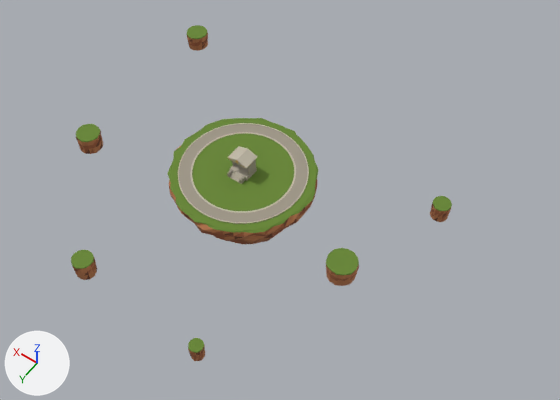
An edit to the glTF model assets/dungeon/sky_temple/sky_temple.glb, drawn before and after from the same camera.
Camera for both pictures: a 50 mm camera at (-136.0, 164.0, 252.0) aimed at (-18.0, -2.0, -9.0). The lights are fixed; the arrows at lower left show +X, +Y and +Z. The first picture is the older version. Vertices at exactly the same position are counted once.

The older version as bpy lines, for what is in view:
```python
ob_islet0 = bpy.data.objects.new('Islet0', me_islet0)
ob_islet0.location = (-62.0, 20.0, 10.0)
ob_islet1 = bpy.data.objects.new('Islet1', me_islet1)
ob_islet1.location = (58.0, 30.0, 14.0)
ob_islet2 = bpy.data.objects.new('Islet2', me_islet2)
ob_islet2.location = (-75.0, -40.0, -8.0)
ob_islet3 = bpy.data.objects.new('Islet3', me_islet3)
ob_islet3.location = (70.0, -55.0, 4.0)
ob_islet4 = bpy.data.objects.new('Islet4', me_islet4)
ob_islet4.location = (10.0, 80.0, 22.0)
ob_islet5 = bpy.data.objects.new('Islet5', me_islet5)
ob_islet5.location = (-30.0, 70.0, -14.0)
ob_shrine = bpy.data.objects.new('Shrine', me_shrine)
ob_shrine.location = (0.0, 0.0, 0.0)
ob_walk = bpy.data.objects.new('Walk', me_walk)
ob_walk.location = (0.0, 0.0, 0.0)
# also in view: 'Edge' at (0.0, 0.0, 0.0); 'Island' at (0.0, 0.0, -23.0)
```
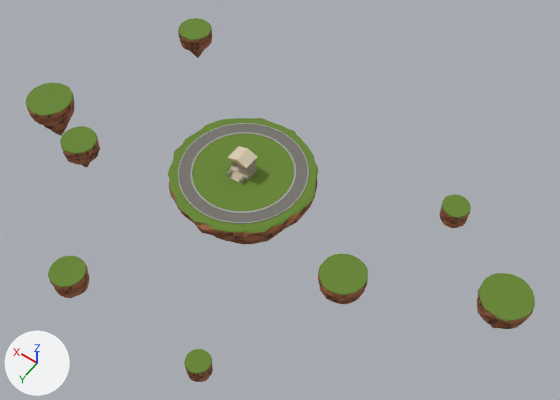
What changed in the scene script:
```text
Change me_islet0:
    remove me_islet0.from_pydata(...)  # 126 vertices, 248 faces; spans x -6.39..6.29, y -6.13..6.01, z -13.2..0.0
    add me_islet0.from_pydata(...)  # 176 vertices, 348 faces; spans x -9.32..9.34, y -9.37..9.48, z -21.6..0.0
    me_islet0 part 1
    125 vertices are removed from x -6.39..6.29, y -6.13..6.01, z -13.2..0.0
    248 faces are deleted
    175 vertices are added at x -9.32..9.34, y -9.37..9.48, z -21.6..0.0
    66 new faces join them, mat_grass (green #668630)
    143 new faces join them, mat_cliff (brown #8d5335)
    97 new faces join them, mat_cliff2 (brown #a56946)
    42 new faces join them, mat_cliffdark (brown #613824)
Change me_islet1:
    remove me_islet1.from_pydata(...)  # 126 vertices, 248 faces; spans x -5.2..5.21, y -5.16..5.19, z -11.0..0.0
    add me_islet1.from_pydata(...)  # 176 vertices, 348 faces; spans x -7.91..7.81, y -7.85..7.77, z -18.0..0.0
    me_islet1 part 2
    125 vertices are removed from x -5.2..5.21, y -5.16..5.19, z -11.0..0.0
    248 faces are deleted
    175 vertices are added at x -7.91..7.81, y -7.85..7.77, z -18.0..0.0
    66 new faces join them, mat_grass (green #668630)
    140 new faces join them, mat_cliff (brown #8d5335)
    91 new faces join them, mat_cliff2 (brown #a56946)
    51 new faces join them, mat_cliffdark (brown #613824)
Change me_islet2:
    remove me_islet2.from_pydata(...)  # 126 vertices, 248 faces; spans x -4.22..4.15, y -4.11..4.15, z -8.8..0.0
    add me_islet2.from_pydata(...)  # 176 vertices, 348 faces; spans x -6.32..6.06, y -6.21..6.21, z -14.4..0.0
    me_islet2 part 3
    125 vertices are removed from x -4.22..4.15, y -4.11..4.15, z -8.8..0.0
    248 faces are deleted
    175 vertices are added at x -6.32..6.06, y -6.21..6.21, z -14.4..0.0
    66 new faces join them, mat_grass (green #668630)
    154 new faces join them, mat_cliff (brown #8d5335)
    90 new faces join them, mat_cliff2 (brown #a56946)
    38 new faces join them, mat_cliffdark (brown #613824)
Change me_islet3:
    remove me_islet3.from_pydata(...)  # 126 vertices, 248 faces; spans x -5.18..5.31, y -5.06..5.16, z -11.0..0.0
    add me_islet3.from_pydata(...)  # 176 vertices, 348 faces; spans x -8.27..8.36, y -8.42..8.21, z -19.2..0.0
    me_islet3 part 4
    125 vertices are removed from x -5.18..5.31, y -5.06..5.16, z -11.0..0.0
    248 faces are deleted
    175 vertices are added at x -8.27..8.36, y -8.42..8.21, z -19.2..0.0
    66 new faces join them, mat_grass (green #668630)
    144 new faces join them, mat_cliff (brown #8d5335)
    90 new faces join them, mat_cliff2 (brown #a56946)
    48 new faces join them, mat_cliffdark (brown #613824)
Change me_islet4:
    remove me_islet4.from_pydata(...)  # 126 vertices, 248 faces; spans x -4.1..4.24, y -4.11..4.07, z -8.8..0.0
    add me_islet4.from_pydata(...)  # 176 vertices, 348 faces; spans x -6.54..6.84, y -6.67..6.78, z -15.6..0.0
    me_islet4 part 5
    125 vertices are removed from x -4.1..4.24, y -4.11..4.07, z -8.8..0.0
    248 faces are deleted
    175 vertices are added at x -6.54..6.84, y -6.67..6.78, z -15.6..0.0
    66 new faces join them, mat_grass (green #668630)
    161 new faces join them, mat_cliff (brown #8d5335)
    83 new faces join them, mat_cliff2 (brown #a56946)
    38 new faces join them, mat_cliffdark (brown #613824)
Change me_islet5:
    remove me_islet5.from_pydata(...)  # 126 vertices, 248 faces; spans x -3.16..3.11, y -3.1..3.06, z -7.91..0.0
    add me_islet5.from_pydata(...)  # 176 vertices, 348 faces; spans x -5.16..5.15, y -5.09..5.14, z -12.0..0.0
    me_islet5 part 6
    125 vertices are removed from x -3.16..3.11, y -3.1..3.06, z -7.91..0.0
    248 faces are deleted
    175 vertices are added at x -5.16..5.15, y -5.09..5.14, z -12.0..0.0
    66 new faces join them, mat_grass (green #668630)
    153 new faces join them, mat_cliff (brown #8d5335)
    89 new faces join them, mat_cliff2 (brown #a56946)
    40 new faces join them, mat_cliffdark (brown #613824)
Change me_walk:
    where me_walk.from_pydata(...)  # 384 vertices, 576 faces; spans x -27.2..27.2, y -27.2..27.2, z -0.1..0.1
    remove me_walk.materials.append(mat_marbledark)  # grey #9f9888
    add me_walk.materials.append(mat_walkdark)  # grey #76736e
Change ob_islet0:
    ob_islet0.location: (-62.0, 20.0, 10.0) -> (-64.0, 22.0, 6.0)
Change ob_islet1:
    ob_islet1.location: (58.0, 30.0, 14.0) -> (60.0, 34.0, 12.0)
Change ob_islet2:
    ob_islet2.location: (-75.0, -40.0, -8.0) -> (-80.0, -44.0, -10.0)
Change ob_islet3:
    ob_islet3.location: (70.0, -55.0, 4.0) -> (74.0, -58.0, 2.0)
Change ob_islet4:
    ob_islet4.location: (10.0, 80.0, 22.0) -> (12.0, 86.0, 20.0)
Change ob_islet5:
    ob_islet5.location: (-30.0, 70.0, -14.0) -> (-34.0, 74.0, -16.0)
Add ob_islet7:
    ob_islet7 = bpy.data.objects.new('Islet7', me_islet7)  # 176 vertices, 348 faces; spans x -10.5..10.1, y -10.5..10.3, z -24.0..0.0; in mat_grass (green #668630), mat_cliff (brown #8d5335), mat_cliff2 (brown #a56946), mat_cliffdark (brown #613824)
    ob_islet7.location = (-118.0, -6.0, 4.0)
Add ob_islet6:
    ob_islet6 = bpy.data.objects.new('Islet6', me_islet6)  # 176 vertices, 348 faces; spans x -11.2..11.2, y -11.3..11.4, z -26.4..0.0; in mat_grass (green #668630), mat_cliff (brown #8d5335), mat_cliff2 (brown #a56946), mat_cliffdark (brown #613824)
    ob_islet6.location = (110.0, 10.0, -12.0)
```

Where the change shows, as pixel boxes (x1, y1, x2, y2) in the pictures (560 x 400 px):
'Walk', recoloured (darker)
    both: (179, 124, 307, 222)
'Islet7', added
    after: (477, 273, 535, 329)
'Islet0', reshaped, moved (50% wider, 33% taller)
    before: (326, 248, 359, 286)
    after: (318, 253, 368, 304)
'Islet6', added
    after: (26, 83, 74, 136)
'Islet4', reshaped, moved (56% wider, 39% taller)
    before: (71, 250, 97, 280)
    after: (48, 256, 89, 298)
'Islet1', reshaped, moved (46% wider, 35% taller)
    before: (76, 124, 103, 154)
    after: (60, 126, 100, 167)
'Islet2', reshaped, moved (39% wider, 30% taller)
    before: (430, 196, 452, 222)
    after: (440, 194, 471, 228)
'Islet3', reshaped, moved (52% wider, 52% taller)
    before: (186, 25, 208, 51)
    after: (178, 18, 212, 58)
'Islet5', reshaped, moved (67% wider, 42% taller)
    before: (188, 338, 205, 361)
    after: (184, 349, 213, 382)
